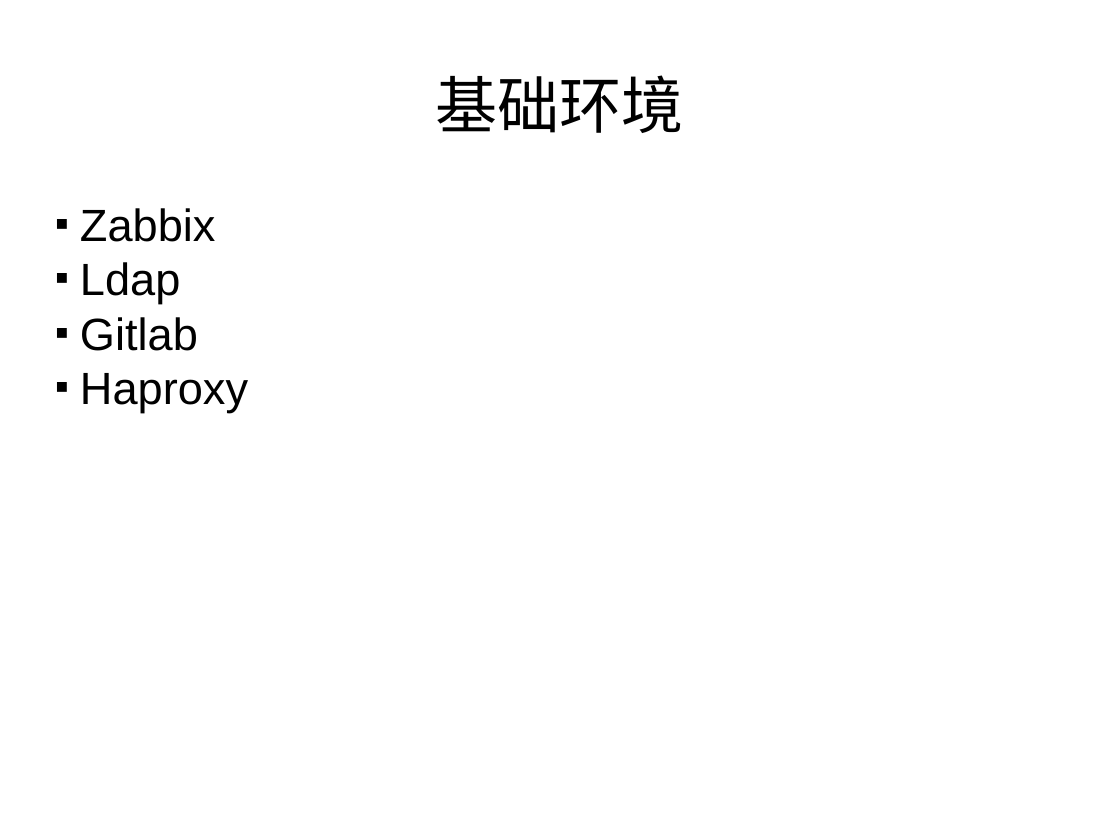
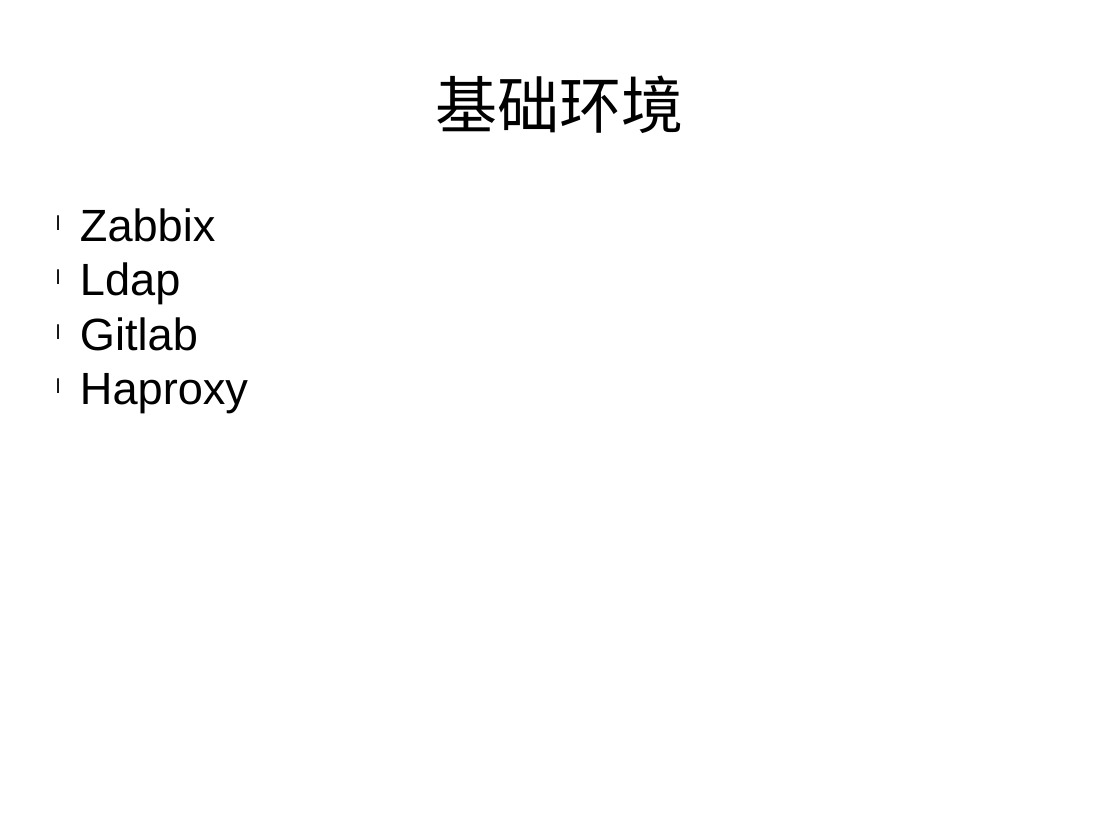
Before and after one commit to morro-wind/Tools, a slide deck: slide 1 of Basic environment.pptx. Drawn at 1120x840 pixels with LibreOffice and Linux fonts; fonts in the diff are those of the drawing. Boxes give left, top, right and bottom in pixels: in the first picture for what was removed or moved away, otherwise in the second. Text is boxed around its words. In the diff, an @@ line names an element or a change of style, - is before the commit and + after.

Commit message:
update

```diff
--- a/Basic environment.pptx
+++ b/Basic environment.pptx
@@ text "Zabbix" at (80, 208, 248, 412): bullet ■ to l @@
```
Also in this commit, not shown: 3 other slides changed, 13 slides added.
